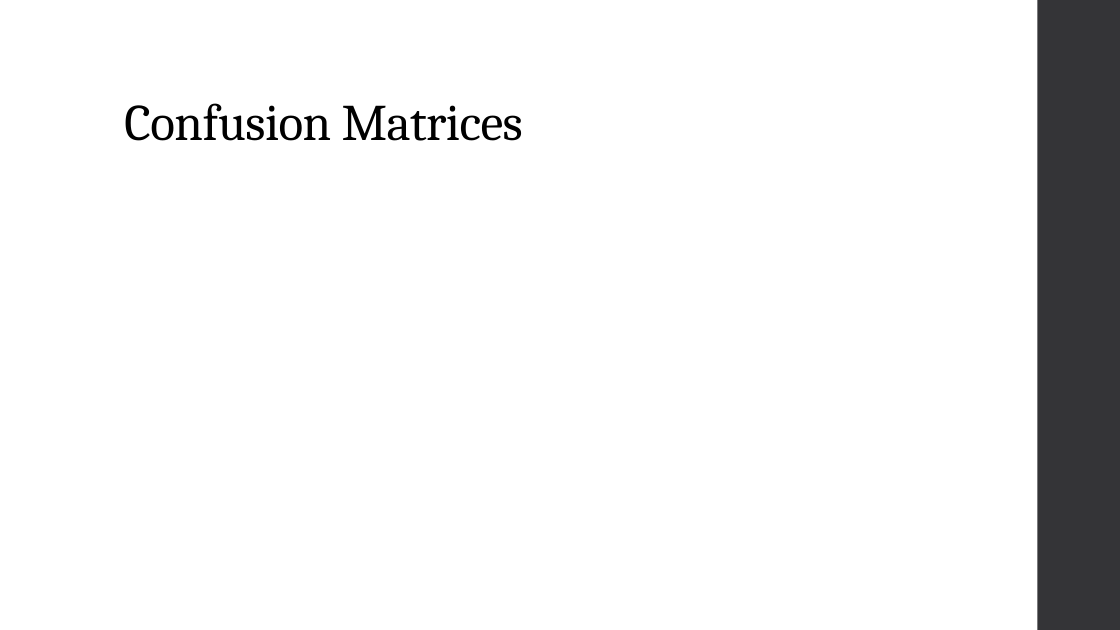
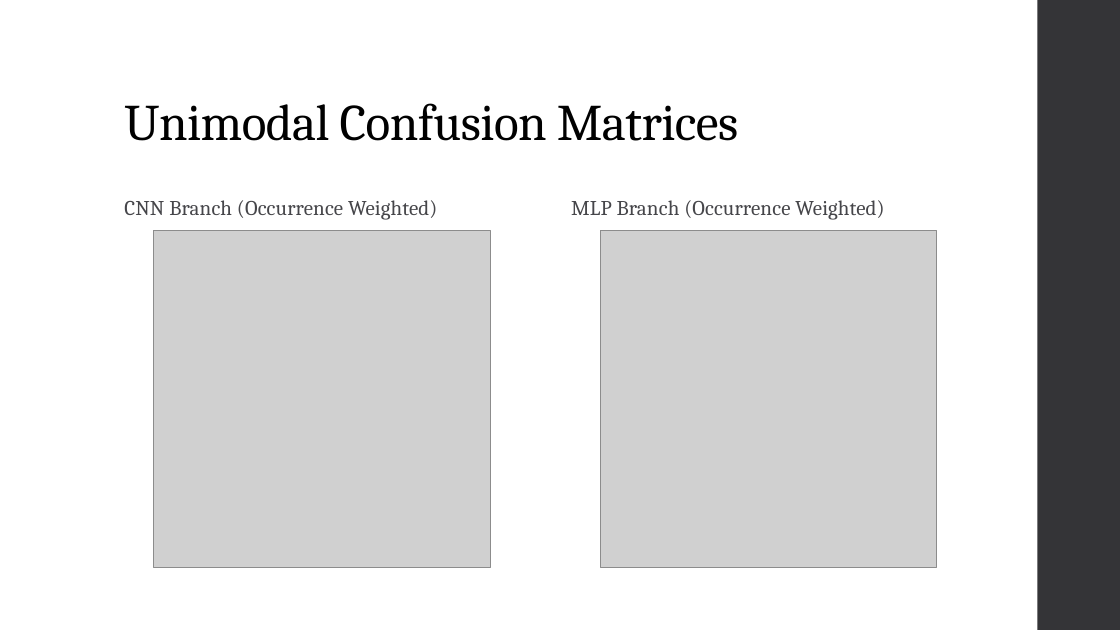
Before and after one commit to landonbuell/Buell-Senior-Thesis, a slide deck: slide 15 of JMMPaper/Musical Instrument Classification Using a Hybrid Neural Network BuellShort.pptx. Drawn at 1120x630 pixels with LibreOffice and Linux fonts; fonts in the diff are those of the drawing; grey boxes stand for pictures. Boxes give left, top, right and bottom in pixels: in the first picture for what was removed or moved away, otherwise in the second. Text is boxed around its words. In the diff, an @@ line names an element or a change of style, - is before the commit and + after.

```diff
--- a/JMMPaper/Musical Instrument Classification Using a Hybrid Neural Network BuellShort.pptx
+++ b/JMMPaper/Musical Instrument Classification Using a Hybrid Neural Network BuellShort.pptx
@@ title at (124, 103, 738, 141): text changed @@
-Confusion Matrices
+Unimodal Confusion Matrices
@@ text added at (124, 200, 437, 220), 18 pt, text #46464A @@
+CNN Branch (Occurrence Weighted)
@@ text added at (571, 200, 884, 220), 18 pt, text #46464A @@
+MLP Branch (Occurrence Weighted)
@@ picture added at (154, 230, 491, 567) @@
@@ picture added at (601, 230, 938, 567) @@
```
Also in this commit, not shown: 10 other slides changed, 4 slides added, 1 slide removed, 6 other files.
